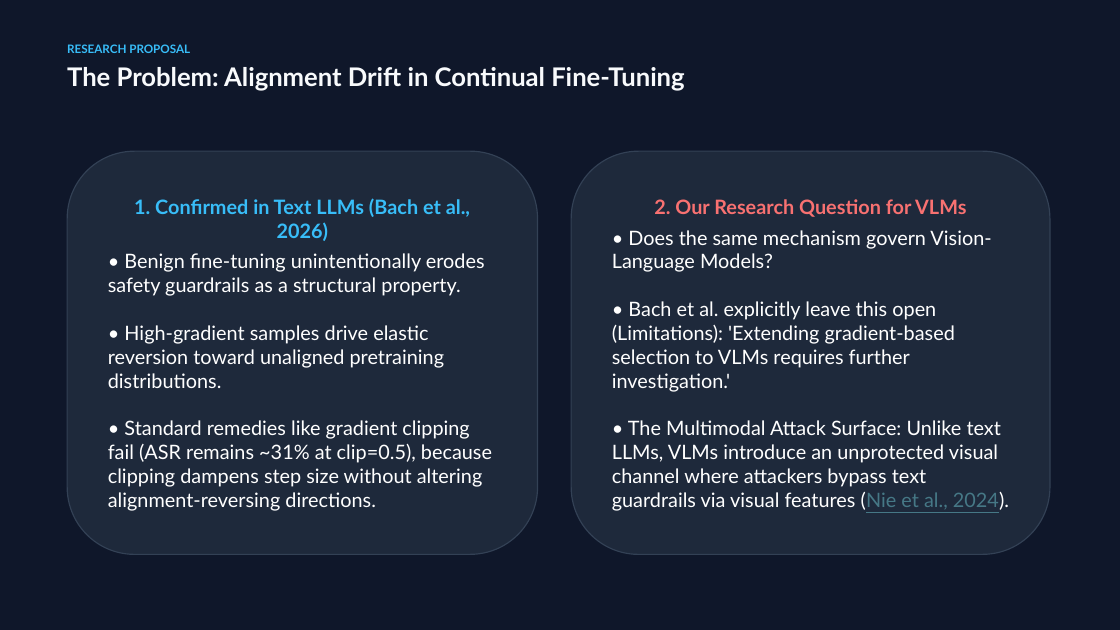
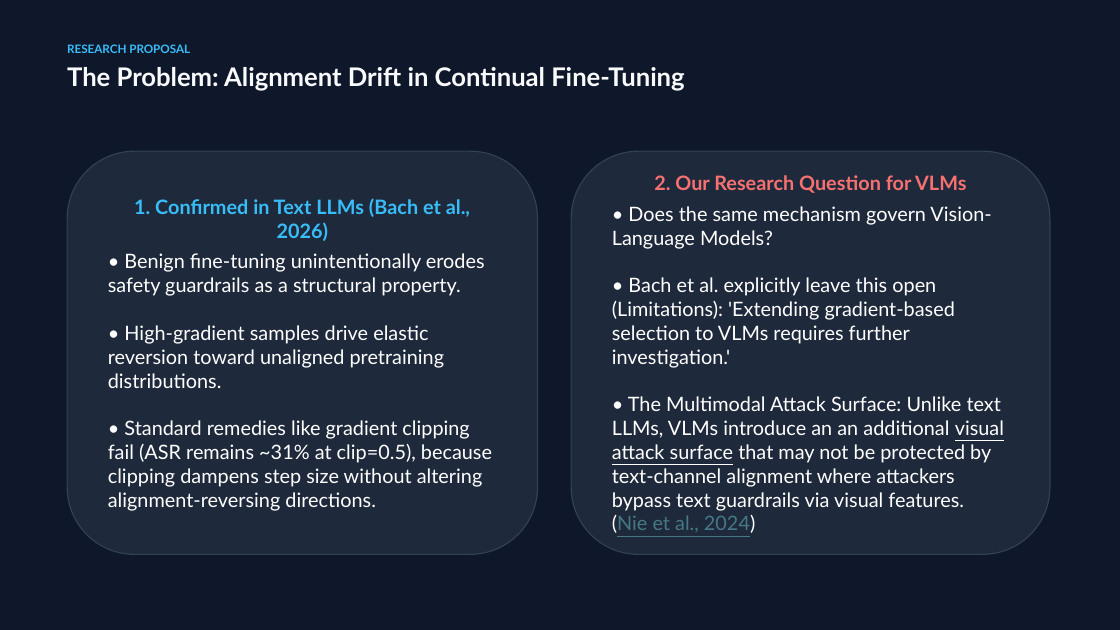
Before and after one commit to dev4-gpt/blissful-bose, a slide deck: slide 2 of Presentation1.pptx. Drawn at 1120x630 pixels with LibreOffice and Linux fonts; fonts in the diff are those of the drawing. Boxes give left, top, right and bottom in pixels: in the first picture for what was removed or moved away, otherwise in the second. Text is boxed around its words. In the diff, an @@ line names an element or a change of style, - is before the commit and + after.

```diff
--- a/Presentation1.pptx
+++ b/Presentation1.pptx
@@ text in rounded rectangle at (612, 206, 1004, 533): text changed @@
-• Does the same mechanism govern Vision-Language Models?
-• Bach et al. explicitly leave this open (Limitations): 'Extending gradient-based selection to VLMs requires further investigation.'
-• The Multimodal Attack Surface: Unlike text LLMs, VLMs introduce an unprotected visual channel where attackers bypass text guardrails via visual features (Nie et al., 2024).
+• Does the same mechanism govern Vision-Language Models?
+• Bach et al. explicitly leave this open (Limitations): 'Extending gradient-based selection to VLMs requires further investigation.'
+• The Multimodal Attack Surface: Unlike text LLMs, VLMs introduce an an additional visual attack surface that may not be protected by text-channel alignment where attackers bypass text guardrails via visual features. (Nie et al., 2024)
```
Also in this commit, not shown: 14 other slides changed, 7 slides added, 1 slide removed, 4 other files.
